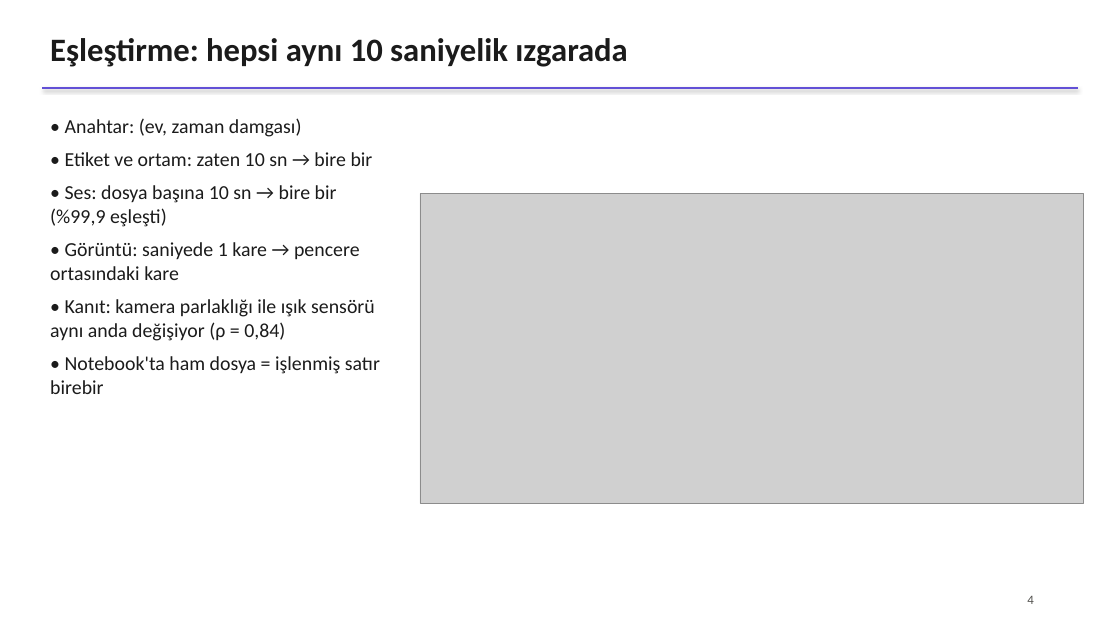
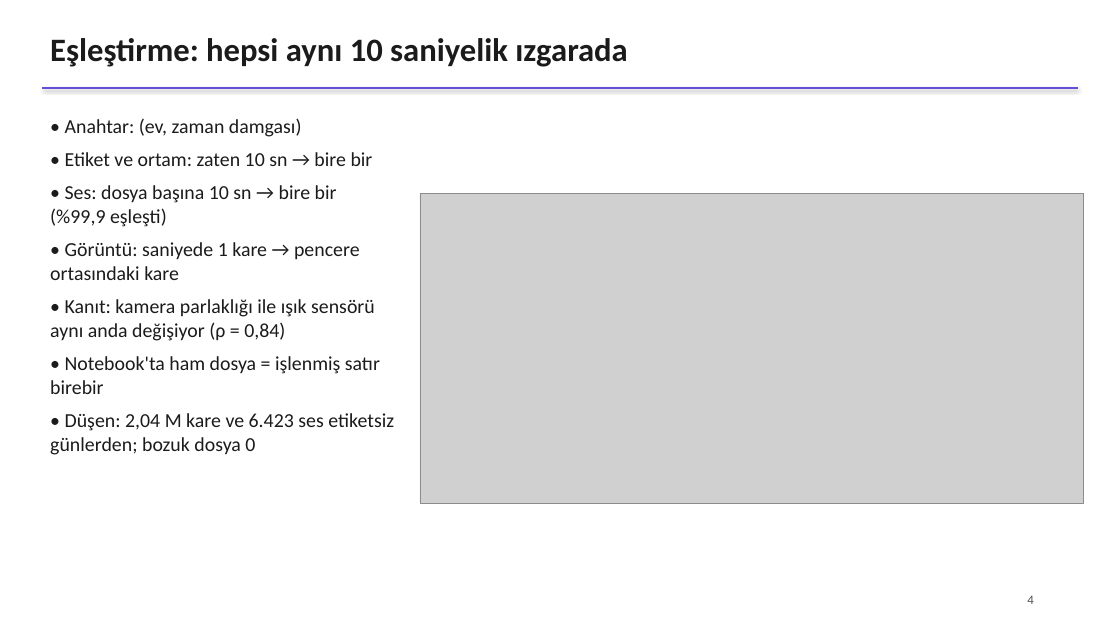
Before and after one commit to ksilverstone/hpdmobile-doluluk-tespiti, a slide deck: slide 4 of reports/sunum.pptx. Drawn at 1120x630 pixels with LibreOffice and Linux fonts; fonts in the diff are those of the drawing; grey boxes stand for pictures. Boxes give left, top, right and bottom in pixels: in the first picture for what was removed or moved away, otherwise in the second. Text is boxed around its words. In the diff, an @@ line names an element or a change of style, - is before the commit and + after.

```diff
--- a/reports/sunum.pptx
+++ b/reports/sunum.pptx
@@ text at bbox=[50, 413, 394, 455]: paragraph added @@
+• Düşen: 2,04 M kare ve 6.423 ses etiketsiz günlerden; bozuk dosya 0
```
Also in this commit, not shown: 1 other slide changed, 1 slide added, 1 other file.
